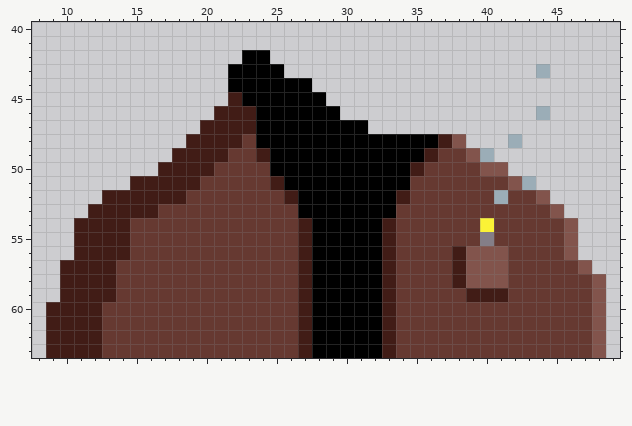
A pixel-art sprite gets an edit: Apes/layers/Apparel/apparel-brown-jacket-black-turtle.png. Above is the file before it was changed.
The file is 448x448 pixels, drawn in blocks of 7x7; one block is one cell here. Shown: x 8..49, y 40..63.
The same view after the edit:
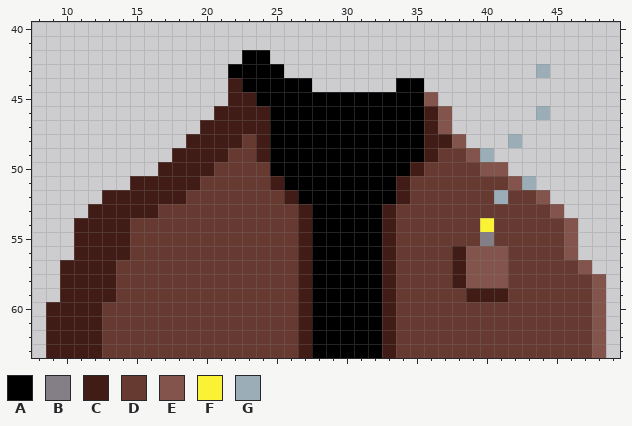
Palette (. is transparent): A #000000  B #847e87  C #411c16  D #663931  E #82544c  F #fbf236  G #9badb7
Changes in this commit:
y 44: x 22 A -> C; x 34..35 .. -> AA
y 45: x 23 A -> C; x 29..36 ........ -> AAAAAAAE
y 46: x 24 A -> C; x 30..37 ........ -> AAAAAACE
y 47: x 24 A -> C; x 32..37 ...... -> AAAACE
y 48: x 24 A -> C; x 36 A -> C
y 51: x 34 A -> C
y 53: x 27 A -> C; x 33 A -> C
